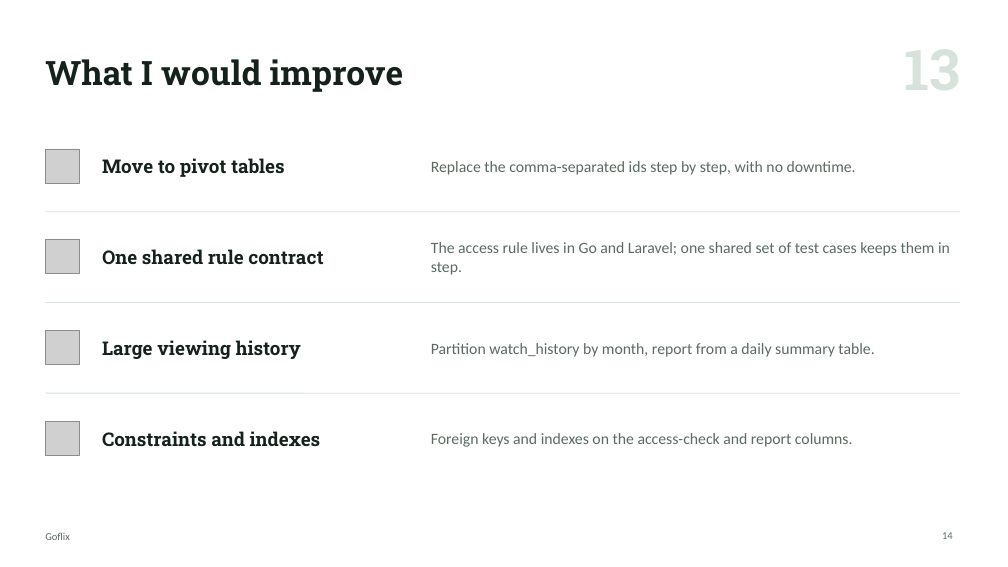
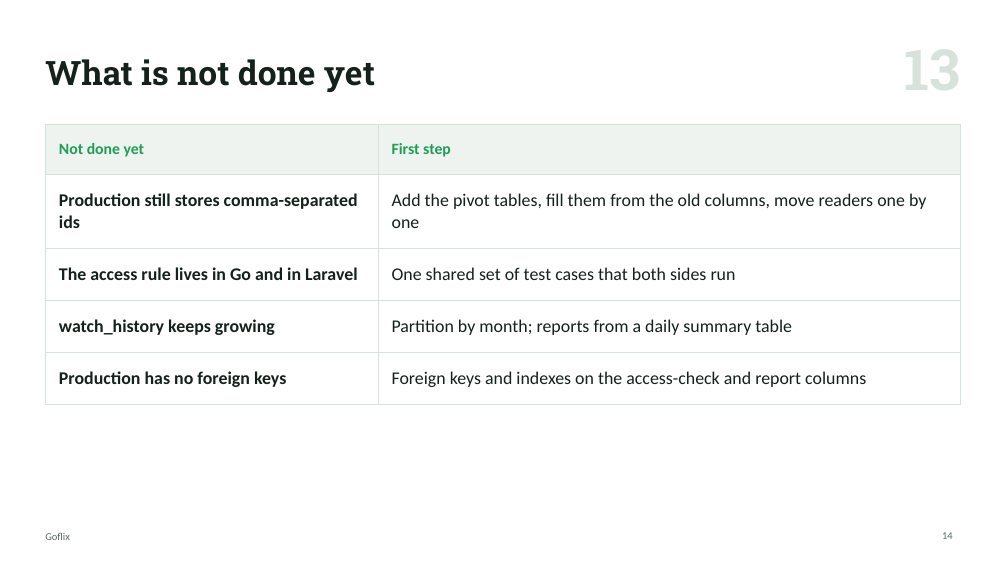
Before and after one commit to Enricosaputra/goflix-dashboard-demo, a slide deck: slide 14 of docs/Goflix-walkthrough.pptx. Drawn at 1008x567 pixels with LibreOffice and Linux fonts; fonts in the diff are those of the drawing; grey boxes stand for pictures. Boxes give left, top, right and bottom in pixels: in the first picture for what was removed or moved away, otherwise in the second. Text is boxed around its words. In the diff, an @@ line names an element or a change of style, - is before the commit and + after.

Commit message:
Decks: tables for trade-offs, stack and open work; plainer titles

```diff
--- a/docs/Goflix-walkthrough.pptx
+++ b/docs/Goflix-walkthrough.pptx
@@ title at (45,59,375,92): text changed @@
-What I would improve
+What is not done yet
@@ picture removed at (45,149,79,183) @@
@@ table added at (45,125,960,391), 5 rows, 2 columns @@
+Not done yet | First step
+Production still stores comma-separated ids | Add the pivot tables, fill them from the old columns, move readers one by one
+The access rule lives in Go and in Laravel | One shared set of test cases that both sides run
+watch_history keeps growing | Partition by month; reports from a daily summary table
+Production has no foreign keys | Foreign keys and indexes on the access-check and report columns
@@ text removed at (102,158,285,177) @@
-Move to pivot tables
@@ text removed at (431,161,856,175) @@
-Replace the comma-separated ids step by step, with no downtime.
@@ line removed from (45, 212) to (960, 212) @@
@@ picture removed at (45,240,79,274) @@
@@ text removed at (102,249,323,264) @@
-One shared rule contract
@@ text removed at (431,242,950,275) @@
-The access rule lives in Go and Laravel; one shared set of test cases keeps them in step.
@@ line removed from (45, 302) to (960, 302) @@
@@ picture removed at (45,330,79,364) @@
@@ text removed at (102,340,301,359) @@
-Large viewing history
@@ text removed at (431,343,874,357) @@
-Partition watch_history by month, report from a daily summary table.
@@ line removed from (45, 393) to (960, 393) @@
@@ picture removed at (45,421,79,455) @@
@@ text removed at (102,431,321,446) @@
-Constraints and indexes
@@ text removed at (431,433,853,447) @@
-Foreign keys and indexes on the access-check and report columns.
```
Also in this commit, not shown: 5 other slides changed, 7 other files.
